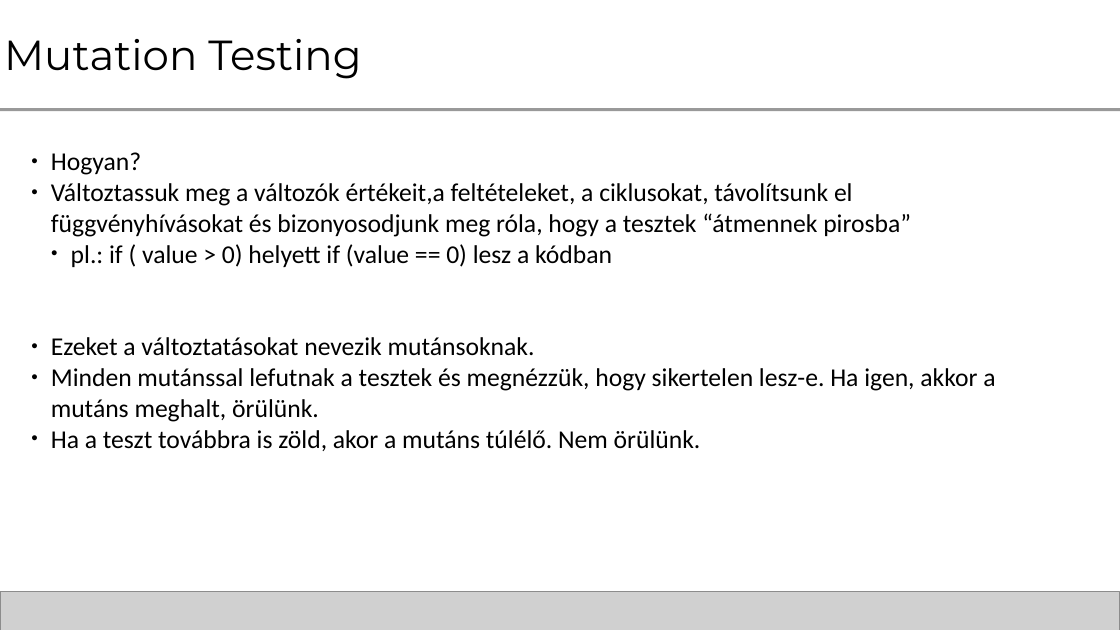
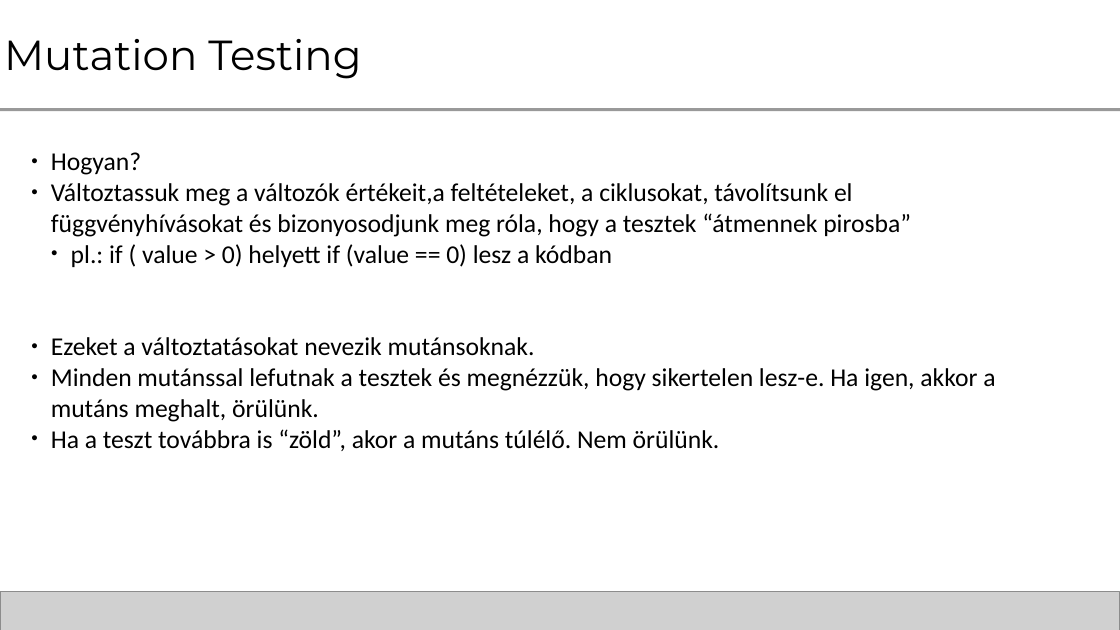
Before and after one commit to WorldOfBuzz/MutationTesting, a slide deck: slide 4 of docs/pecs-it-meetup-jzs_buzz_mt_201609.odp. Drawn at 1120x630 pixels with LibreOffice and Linux fonts; fonts in the diff are those of the drawing; grey boxes stand for pictures. Boxes give left, top, right and bottom in pixels: in the first picture for what was removed or moved away, otherwise in the second. Text is boxed around its words. In the diff, an @@ line names an element or a change of style, - is before the commit and + after.

```diff
--- a/docs/pecs-it-meetup-jzs_buzz_mt_201609.odp
+++ b/docs/pecs-it-meetup-jzs_buzz_mt_201609.odp
@@ text at (51, 429, 720, 451): text changed @@
-● Ha a teszt továbbra is zöld, akor a mutáns túlélő. Nem örülünk.
+● Ha a teszt továbbra is “zöld”, akor a mutáns túlélő. Nem örülünk.
```
Also in this commit, not shown: 3 other files.
